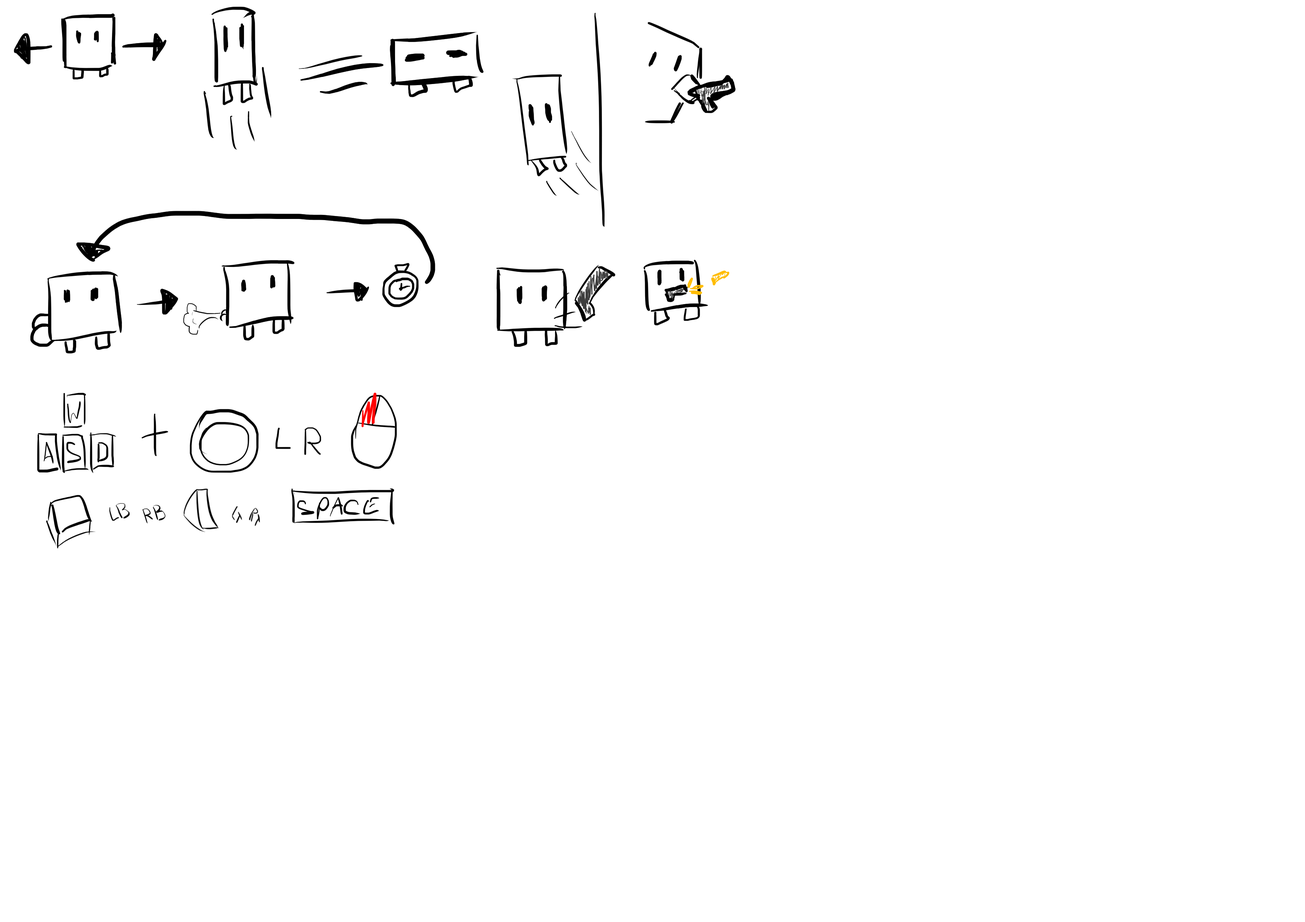
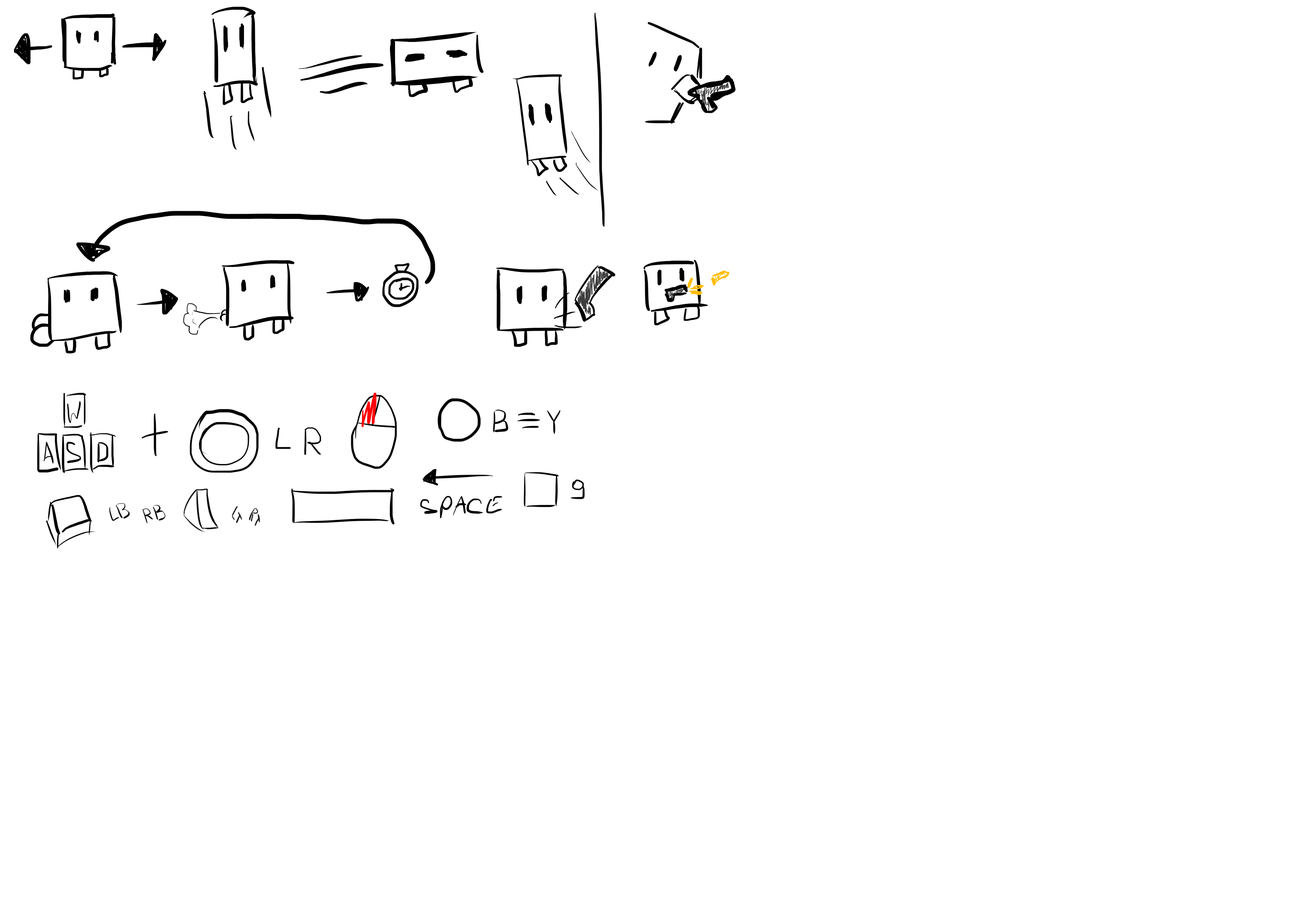
Revision of a layered w=1305, h=922 image; what changed, layer by layer:
pixels changed over [296,398,585,521] (layer not identified)
